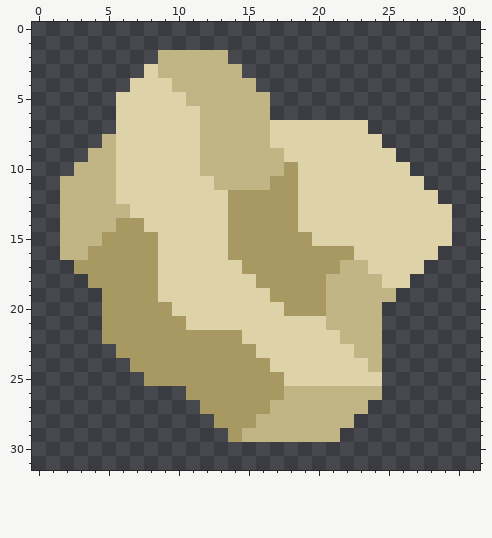
Edited in one commit: pixel-art sprite (sprites/Items/venerium.png). Above: the version before the commit.
The file is 32x32 pixels.
Once edited:
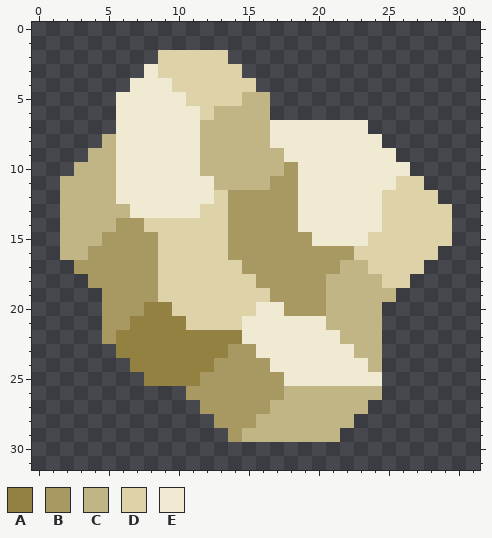
Palette (. is transparent): A #938142  B #a89963  C #c2b585  D #ded2a8  E #f1ead3
Diff:
The edit turns colour B into colour A in row 20 at x 8 to 9; in row 21 at x 7 to 10; in row 22 at x 6 to 14; in row 23 at x 6 to 13; in row 24 at x 7 to 12; in row 25 at x 8 to 11.
The edit turns colour C into colour D in row 2 at x 9 to 13; in row 3 at x 9 to 14; in row 4 at x 10 to 15; in row 5 at x 11 to 14; in row 6 at x 12.
The edit turns colour D into colour E in row 3 at x 8; in row 4 at x 7 to 9; in row 5 at x 6 to 10; in row 6 at x 6 to 11; in row 7 at x 6 to 11 and 17 to 23; in row 8 at x 6 to 11 and 17 to 24.
The edit turns colour D into colour E in row 9 at x 6 to 11 and 18 to 25; in row 10 at x 6 to 11 and 19 to 26; in row 11 at x 6 to 12 and 19 to 25; in row 12 at x 6 to 12 and 19 to 24; in row 13 at x 7 to 11 and 19 to 24; in row 14 at x 19 to 24.
The edit turns colour D into colour E in row 15 at x 20 to 23; in row 20 at x 16 to 17; in row 21 at x 15 to 20; in row 22 at x 15 to 21; in row 23 at x 16 to 22; in row 24 at x 17 to 23.
The edit turns colour D into colour E in row 25 at x 18 to 24.
